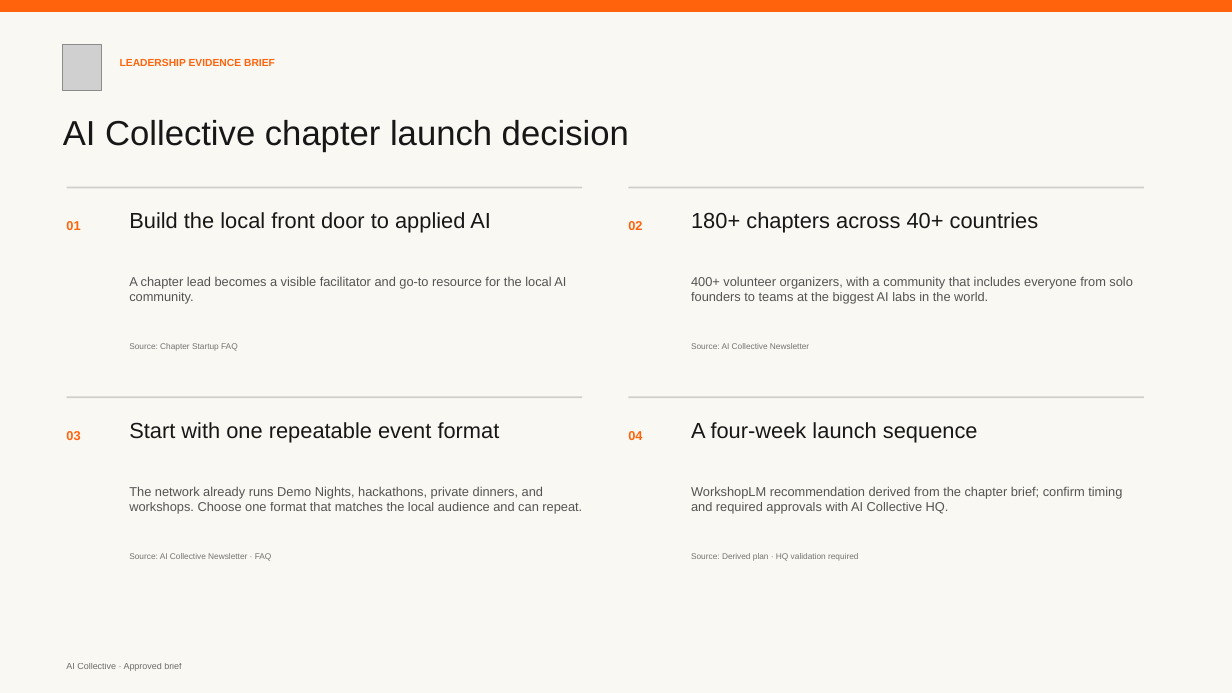
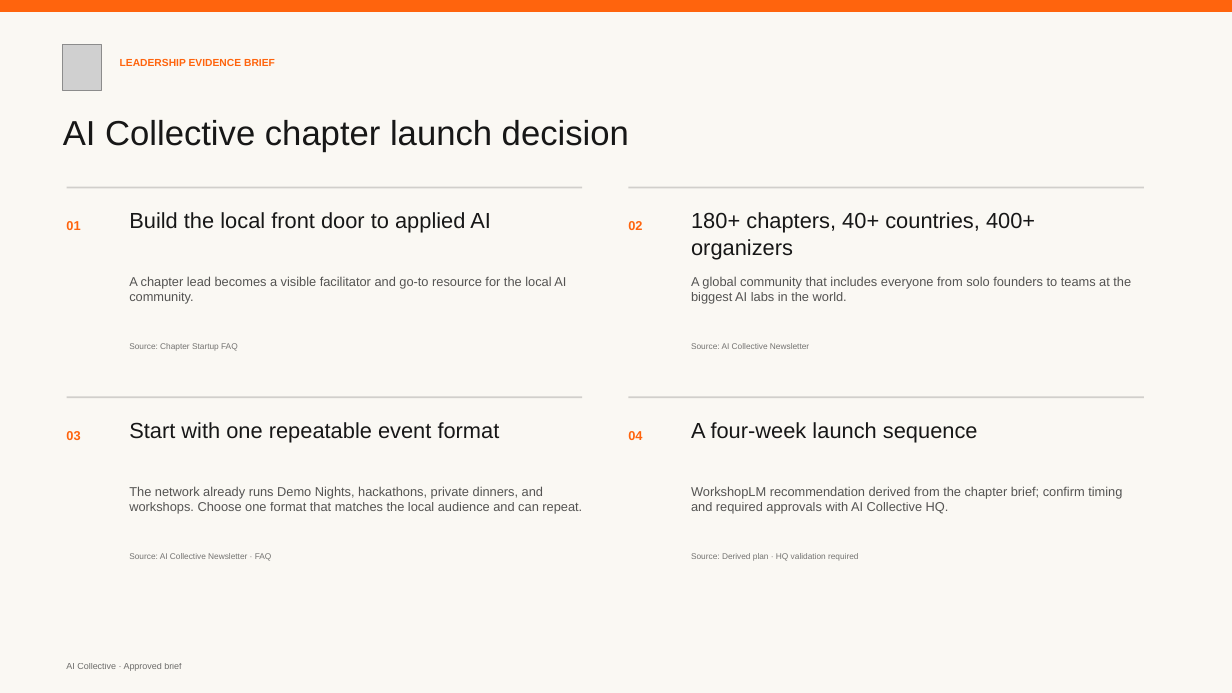
Before and after one commit to daniel-p-green/OAI-Build-Week-2026, a slide deck: slide 1 of artifacts/spikes/intent-profile-review-2026-07-15/board-presentation-infographic.pptx. Drawn at 1232x693 pixels with LibreOffice and Linux fonts; fonts in the diff are those of the drawing; grey boxes stand for pictures. Boxes give left, top, right and bottom in pixels: in the first picture for what was removed or moved away, otherwise in the second. Text is boxed around its words. In the diff, an @@ line names an element or a change of style, - is before the commit and + after.

```diff
--- a/artifacts/spikes/intent-profile-review-2026-07-15/board-presentation-infographic.pptx
+++ b/artifacts/spikes/intent-profile-review-2026-07-15/board-presentation-infographic.pptx
@@ text at (691,212,1035,259): text changed @@
-180+ chapters across 40+ countries
+180+ chapters, 40+ countries, 400+ organizers
@@ text at (691,276,1131,304): text changed @@
-400+ volunteer organizers, with a community that includes everyone from solo founders to teams at the biggest AI labs in the world.
+A global community that includes everyone from solo founders to teams at the biggest AI labs in the world.
```
Also in this commit, not shown: 28 other files.
